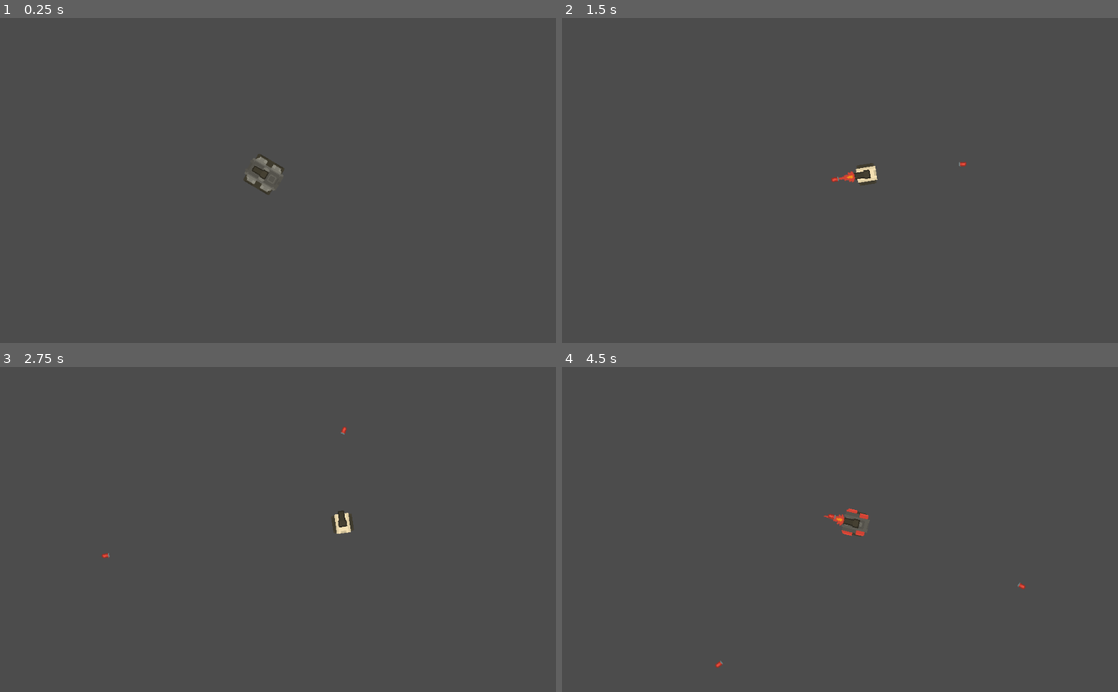
Above: before the commit, frames 1-4 (two rows, left to right).
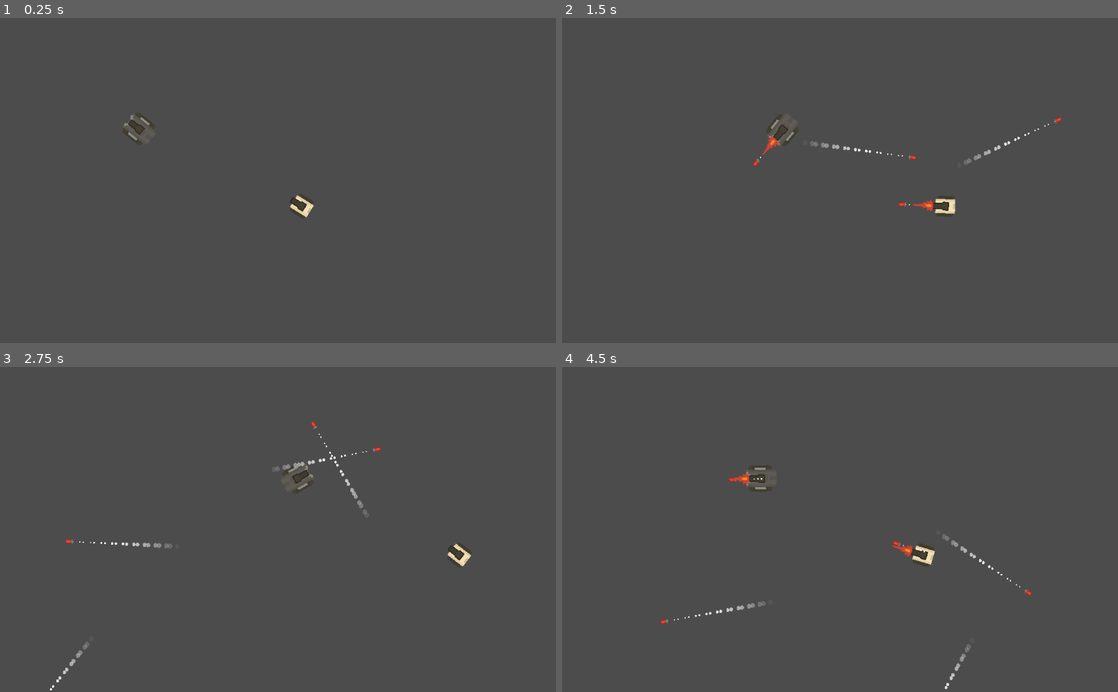
Above: after the commit, the same moments.

Repository: jonataswilliam/godot-rogue-tank
Game: Godot game, scene res://scenes/teste_area.tscn
Two runs of this game, one before a commit and one after it. Both use one fixed random seed, a clock stepped at 60 frames per second and the inputs below.
Inputs (mouse positions are in pixels of both pictures, inside the frame that each line leads up to):
- Up to frame 1 (0.25 s): no input
- Up to frame 2 (1.5 s): tap Enter at 0.5 s; move the mouse to (962, 164) at 0.52 s; hold Right (ui_right) 0.53-1.28 s; tap Space (ui_shoot) at 0.6, 1.35 s; move the mouse to (728, 196) at 1.27 s; hold V (ui_change_body_down) from 1.28 s (still down)
- Up to frame 3 (2.75 s): move the mouse to (333, 458) at 2.02 s; release V (ui_change_body_down) at 2.03 s; hold Right (ui_right) from 2.03 s (still down); tap Space (ui_shoot) at 2.1 s
- Up to frame 4 (4.5 s): move the mouse to (812, 594) at 2.77 s; release Right (ui_right) at 2.78 s; hold C (ui_change_body_up) 2.78-3.53 s; tap Space (ui_shoot) at 2.85, 3.6, 4.35 s; move the mouse to (1006, 578) at 3.52 s; hold Left (ui_left) from 3.53 s (still down); move the mouse to (673, 480) at 4.27 s

The runs differ from the first frame. In frame 1, 0.7% of the frame differs, in the area x 22-57%, y 29-62%; in frame 2, 1.1%; in frame 3, 1.0%; in frame 4, 1.1%, in the area x 17-85%, y 30-100%.

Commit message:
Particles, Walls, Layers and Masks

Diff:
--- a/project.godot
+++ b/project.godot
@@ -67,6 +67,12 @@
  ]
 }
 
+[layer_names]
+
+2d_physics/layer_1="player"
+2d_physics/layer_2="wall"
+2d_physics/layer_3="enemy"
+
 [rendering]
 
 environment/default_environment="res://default_env.tres"
--- a/scenes/Bullet.tscn
+++ b/scenes/Bullet.tscn
@@ -1,9 +1,33 @@
-[gd_scene load_steps=4 format=2]
+[gd_scene load_steps=10 format=2]
 
 [ext_resource path="res://scripts/Bullet.gd" type="Script" id=1]
-[ext_resource path="res://sprites/bulletRed1_outline.png" type="Texture" id=2]
+[ext_resource path="res://sprites/smokeWhite1.png" type="Texture" id=2]
+[ext_resource path="res://sprites/bulletRed1_outline.png" type="Texture" id=3]
 
-[sub_resource type="CapsuleShape2D" id=1]
+[sub_resource type="Gradient" id=1]
+offsets = PoolRealArray( 0, 0.392593, 1 )
+colors = PoolColorArray( 1, 1, 1, 1, 1, 1, 1, 1, 1, 1, 1, 0 )
+
+[sub_resource type="GradientTexture" id=2]
+gradient = SubResource( 1 )
+
+[sub_resource type="Curve" id=3]
+_data = [ Vector2( 0, 0.236 ), 0.0, 0.0, 0, 0, Vector2( 1, 1 ), 0.0, 0.0, 0, 0 ]
+
+[sub_resource type="CurveTexture" id=4]
+curve = SubResource( 3 )
+
+[sub_resource type="ParticlesMaterial" id=5]
+flag_disable_z = true
+gravity = Vector3( 0, 0, 0 )
+angular_velocity = 0.0
+orbit_velocity = 0.0
+orbit_velocity_random = 0.0
+scale = 0.1
+scale_curve = SubResource( 4 )
+color_ramp = SubResource( 2 )
+
+[sub_resource type="CapsuleShape2D" id=6]
 radius = 4.30079
 height = 6.02106
 
@@ -12,13 +36,21 @@
 ]]
 script = ExtResource( 1 )
 
+[node name="smoke" type="Particles2D" parent="."]
+position = Vector2( -6.68714, 0 )
+amount = 20
+lifetime = 0.5
+local_coords = false
+process_material = SubResource( 5 )
+texture = ExtResource( 2 )
+
 [node name="shape" type="CollisionShape2D" parent="."]
 rotation = 1.5708
-shape = SubResource( 1 )
+shape = SubResource( 6 )
 
 [node name="sprite" type="Sprite" parent="."]
 rotation = 1.5708
-texture = ExtResource( 2 )
+texture = ExtResource( 3 )
 
 [node name="notifier" type="VisibilityNotifier2D" parent="."]
 scale = Vector2( -0.611684, -0.385054 )
--- a/scenes/Tank.tscn
+++ b/scenes/Tank.tscn
@@ -1,7 +1,7 @@
 [gd_scene load_steps=8 format=2]
 
 [ext_resource path="res://scripts/Tank.gd" type="Script" id=1]
-[ext_resource path="res://sprites/tankBody_blue.png" type="Texture" id=2]
+[ext_resource path="res://sprites/tankBody_bigRed.png" type="Texture" id=2]
 [ext_resource path="res://sprites/tankDark_barrel1_outline.png" type="Texture" id=3]
 [ext_resource path="res://sprites/shotRed.png" type="Texture" id=4]
 [ext_resource path="res://sprites/shotLarge.png" type="Texture" id=5]
@@ -48,6 +48,7 @@
 }
 
 [node name="Tank" type="KinematicBody2D"]
+collision_mask = 6
 script = ExtResource( 1 )
 
 [node name="CollisionPolygon2D" type="CollisionPolygon2D" parent="."]
@@ -65,12 +66,13 @@
 offset = Vector2( 0, -8.388 )
 
 [node name="muzzle" type="Position2D" parent="barrel"]
-position = Vector2( 29.7289, -0.135632 )
+position = Vector2( 32.8845, -0.135632 )
 
 [node name="fire" type="Sprite" parent="barrel"]
 visible = false
 position = Vector2( 41, 0 )
 rotation = 4.71239
+z_index = 1
 texture = ExtResource( 4 )
 
 [node name="anim" type="AnimationPlayer" parent="barrel"]
--- a/scenes/teste_area.tscn
+++ b/scenes/teste_area.tscn
@@ -1,8 +1,56 @@
-[gd_scene load_steps=2 format=2]
+[gd_scene load_steps=5 format=2]
 
 [ext_resource path="res://scenes/Tank.tscn" type="PackedScene" id=1]
+
+[sub_resource type="RectangleShape2D" id=1]
+extents = Vector2( 454.354, 10 )
+
+[sub_resource type="RectangleShape2D" id=2]
+extents = Vector2( 12.6668, 207.61 )
+
+[sub_resource type="CircleShape2D" id=3]
+radius = 44.764
 
 [node name="test_area" type="Node"]
 
 [node name="Tank" parent="." instance=ExtResource( 1 )]
-position = Vector2( 485.962, 288.708 )
+position = Vector2( 555.951, 347.504 )
+rotation = -27.0772
+indexBody = 8
+
+[node name="Tank2" parent="." instance=ExtResource( 1 )]
+position = Vector2( 257.049, 205.772 )
+rotation = -18.9029
+indexBody = 3
+
+[node name="walls" type="StaticBody2D" parent="."]
+collision_layer = 2
+collision_mask = 0
+
+[node name="wall" type="CollisionShape2D" parent="walls"]
+position = Vector2( 500, 95.666 )
+shape = SubResource( 1 )
+
+[node name="wall2" type="CollisionShape2D" parent="walls"]
+position = Vector2( 500, 509.423 )
+shape = SubResource( 1 )
+
+[node name="wall3" type="CollisionShape2D" parent="walls"]
+position = Vector2( 57.0818, 306.418 )
+shape = SubResource( 2 )
+
+[node name="wall4" type="CollisionShape2D" parent="walls"]
+position = Vector2( 940.868, 306.418 )
+shape = SubResource( 2 )
+
+[node name="circle" type="CollisionShape2D" parent="walls"]
+position = Vector2( 673.484, 198.466 )
+shape = SubResource( 3 )
+
+[node name="circle2" type="CollisionShape2D" parent="walls"]
+position = Vector2( 199.657, 364.524 )
+shape = SubResource( 3 )
+
+[node name="circle3" type="CollisionShape2D" parent="walls"]
+position = Vector2( 819.138, 414.169 )
+shape = SubResource( 3 )
--- a/scripts/Bullet.gd
+++ b/scripts/Bullet.gd
@@ -1,7 +1,7 @@
 extends Area2D
 
 var dir = Vector2(0, -1) setget set_dir
-var velocity = 250
+var velocity = 400
 
 func _ready():
 	pass # Replace with function body.
--- a/scripts/Tank.gd
+++ b/scripts/Tank.gd
@@ -1,8 +1,11 @@
+tool
 extends KinematicBody2D
 
-var speed = 100
+var speed = 200
 var pre_bullet = preload("res://scenes/Bullet.tscn")
-var indexBody = 0
+export(int, "bigRed", "blue", "dark", "darkLarge", "darkLarge_outline", "dark_outline", "green", "huge", "sand") var indexBody = 0 setget set_bodie
+
+var BULLET_TANK_GROUP = "bullet-" + str(self)
 
 var bodies = [
 	"res://sprites/tankBody_bigRed.png",
@@ -13,17 +16,20 @@
 	"res://sprites/tankBody_dark_outline.png",
 	"res://sprites/tankBody_green.png",
 	"res://sprites/tankBody_huge.png",
-	"res://sprites/tankBody_huge_outline.png",
 	"res://sprites/tankBody_sand.png"
 ]
 
 # Called when the node enters the scene tree for the first time.
 func _ready():
-	$sprite.texture = load(bodies[7])
 	pass
 
+func _draw():
+	$sprite.texture = load(bodies[indexBody])
 
 func _process(delta):
+	if Engine.editor_hint:
+		return
+
 	var dir_x = 0
 	var dir_y = 0
 
@@ -41,24 +47,29 @@
 
 	if Input.is_action_just_pressed("ui_change_body_up"):
 		indexBody += 1
-		if indexBody >= bodies.size(): indexBody = 0
+		if indexBody >= bodies.size():
+			indexBody = 0
 		$sprite.texture = load(bodies[indexBody])
 
 	if Input.is_action_just_pressed("ui_change_body_down"):
 		indexBody -= 1
 		if indexBody < 0: indexBody = bodies.size()-1
 
-		$sprite.texture = load(bodies[indexBody])
-
 	if Input.is_action_just_pressed("ui_shoot"):
-		if get_tree().get_nodes_in_group("cannon_bullets").size() < 8:
+		if get_tree().get_nodes_in_group(BULLET_TANK_GROUP).size() < 8:
 			var bullet = pre_bullet.instance()
 			bullet.global_position = $barrel/muzzle.global_position
 			$"../".add_child(bullet) # add tiro na cena
 			# get_parent().add_child(bullet) # equivalente ao comando de cima
 			bullet.dir = Vector2(cos(rotation), sin(rotation)).normalized()
 			$barrel/anim.play("fire")
+			bullet.add_to_group(BULLET_TANK_GROUP)
 
-	translate(Vector2(dir_x, dir_y) * delta * speed)
+	move_and_slide(Vector2(dir_x, dir_y) * speed)
 
 	look_at(get_global_mouse_position())
+
+func set_bodie(val):
+	indexBody = val
+	if Engine.editor_hint:
+		update()
